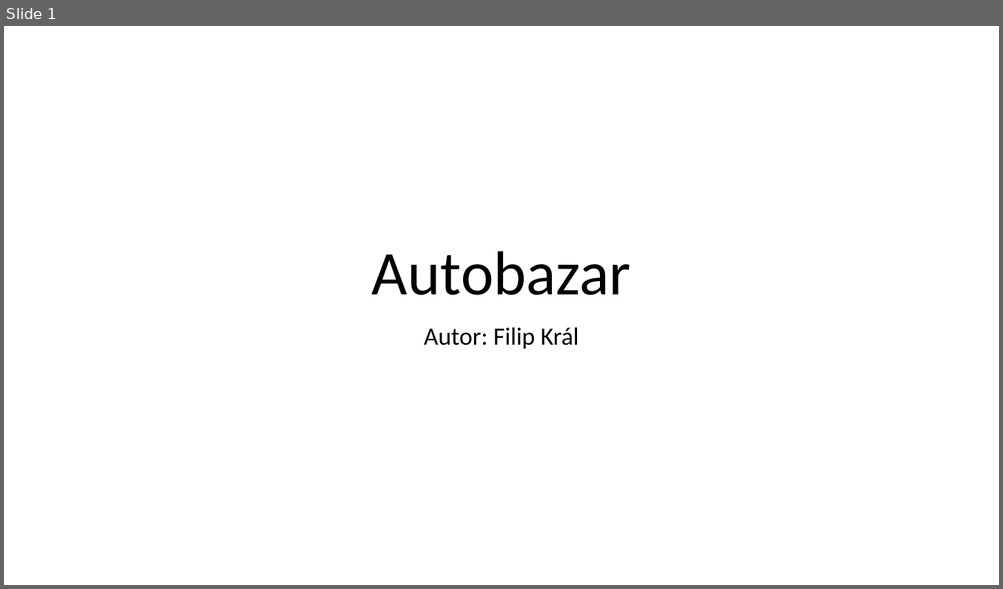
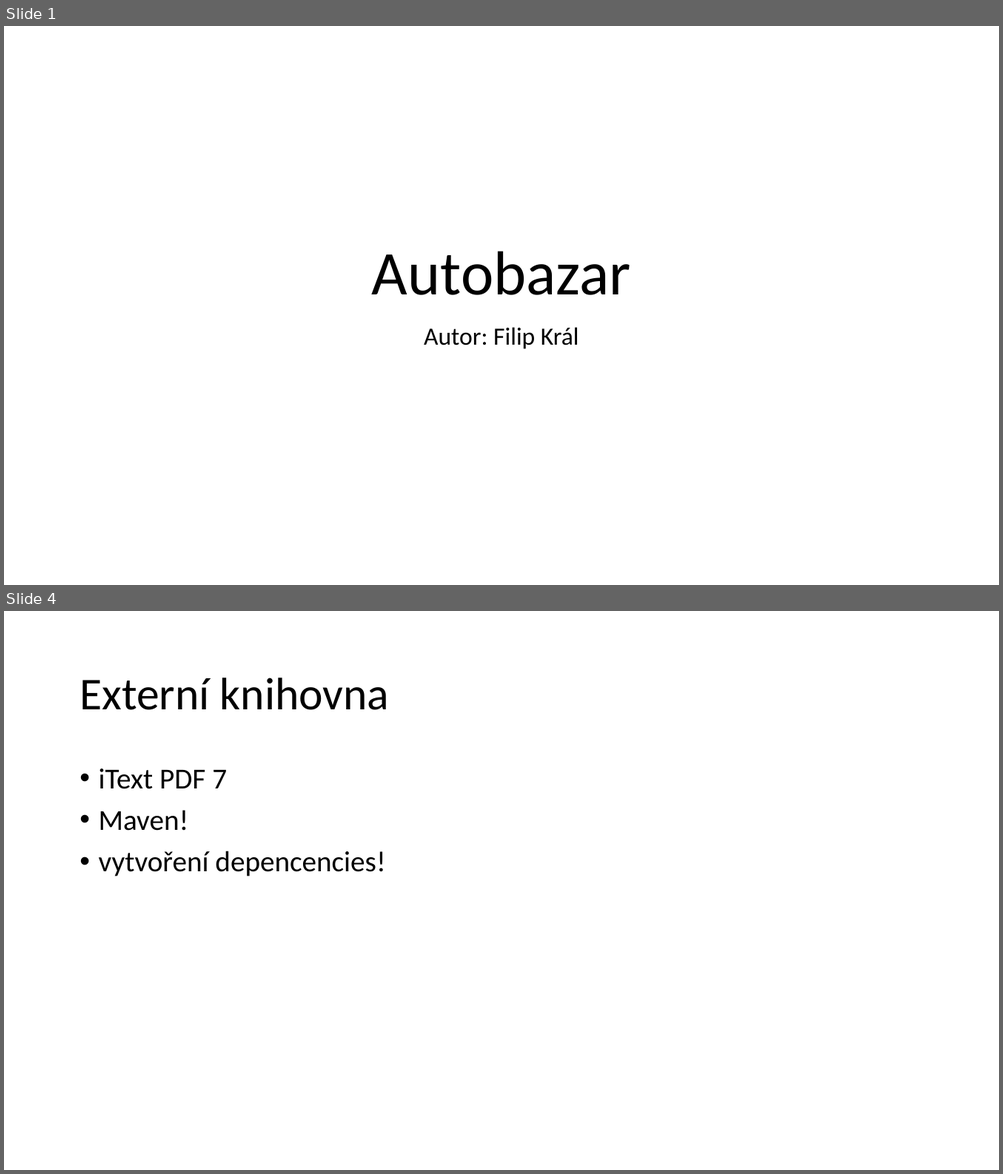
Before and after one commit to filipkralson/2122ALG2-Kral-Autobazar, a slide deck: stuff/Autobazar-SemestralProject.pptx. Shown one above the other, each under a label of ours: slide 1 before the commit, slides 1 and 4 after it; the slides between them are not shown. The pictures are 1003x589 and 1003x1174 pixels, drawn with LibreOffice and Linux fonts; fonts in the diff are those of the drawing. Boxes give left, top, right and bottom in pixels: in the first picture for what was removed or moved away, otherwise in the second. Text is boxed around its words. In the diff, an @@ line names an element or a change of style, - is before the commit and + after.

```diff
--- a/stuff/Autobazar-SemestralProject.pptx
+++ b/stuff/Autobazar-SemestralProject.pptx
@@ slide 4 added at (x1=4, y1=611, x2=999, y2=1170), background #FFFFFF @@
@@ title added at (x1=79, y1=678, x2=390, y2=710), 44 pt, text #000000 @@
+Externí knihovna
@@ text added at (x1=99, y1=769, x2=385, y2=877), 28 pt, text #000000 @@
+• iText PDF 7
+• Maven!
+• vytvoření depencencies!
```
Also in this commit, not shown: 3 other slides added, 1 slide removed, 9 other files.
